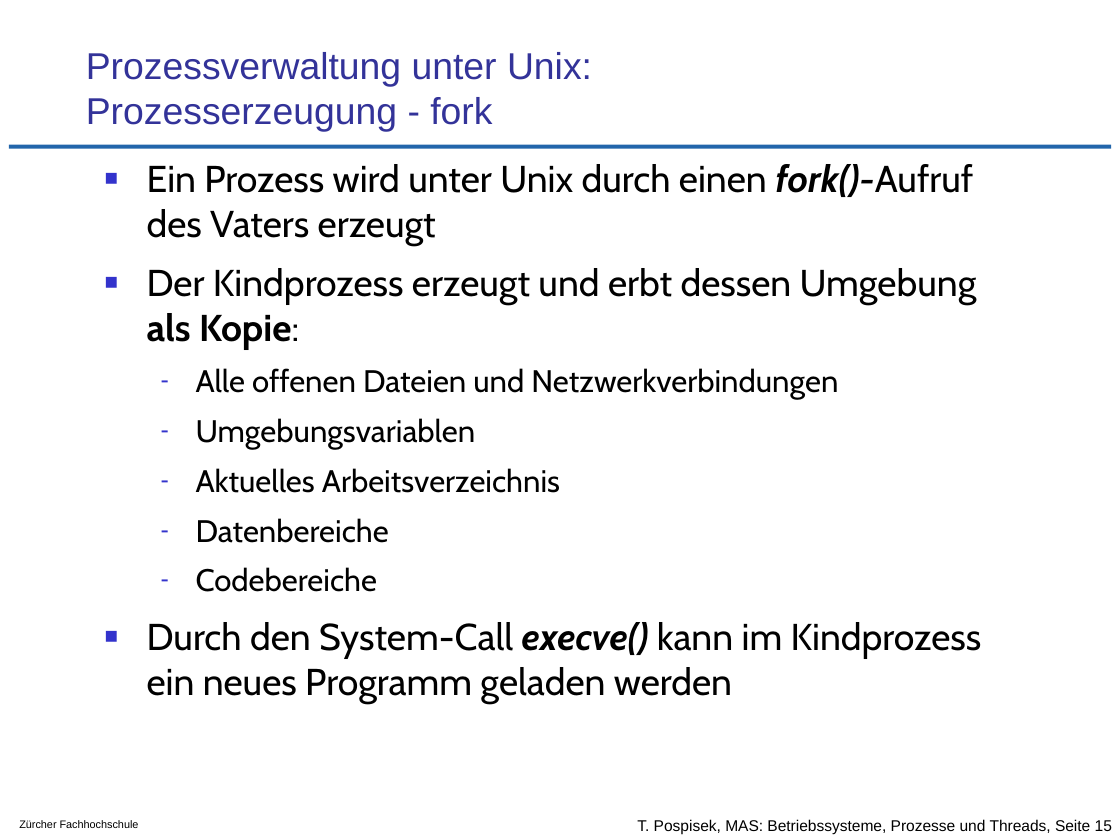
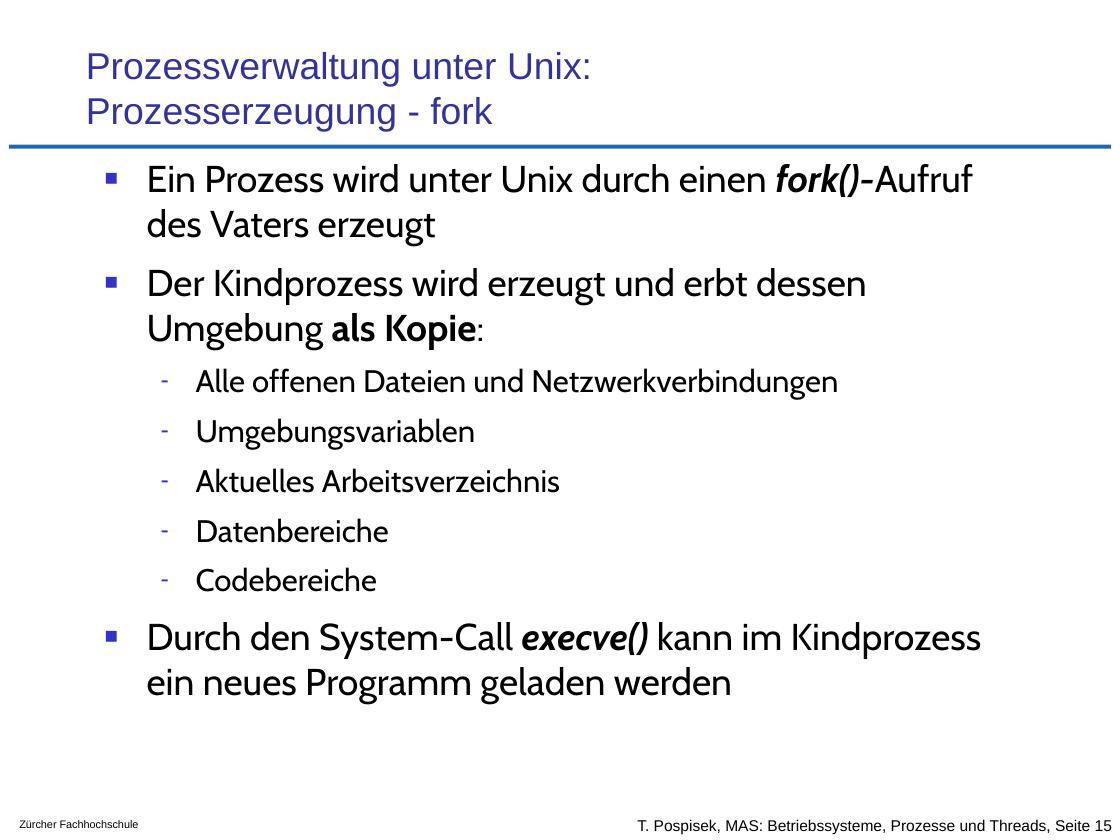
Before and after one commit to tpo/betriebssysteme, a slide deck: slide 15 of 05-2_Prozesse_und_Threads.odp. Drawn at 1120x840 pixels with LibreOffice and Linux fonts; fonts in the diff are those of the drawing; background and template pictures are left out. Boxes give left, top, right and bottom in pixels: in the first picture for what was removed or moved away, otherwise in the second. Text is boxed around its words. In the diff, an @@ line names an element or a change of style, - is before the commit and + after.

```diff
--- a/05-2_Prozesse_und_Threads.odp
+++ b/05-2_Prozesse_und_Threads.odp
@@ text at bbox=[147, 268, 867, 350]: text changed @@
-■ Der Kindprozess erzeugt und erbt dessen Umgebung als Kopie:
+■ Der Kindprozess wird erzeugt und erbt dessen Umgebung als Kopie:
```
Also in this commit, not shown: 4 other slides changed.
